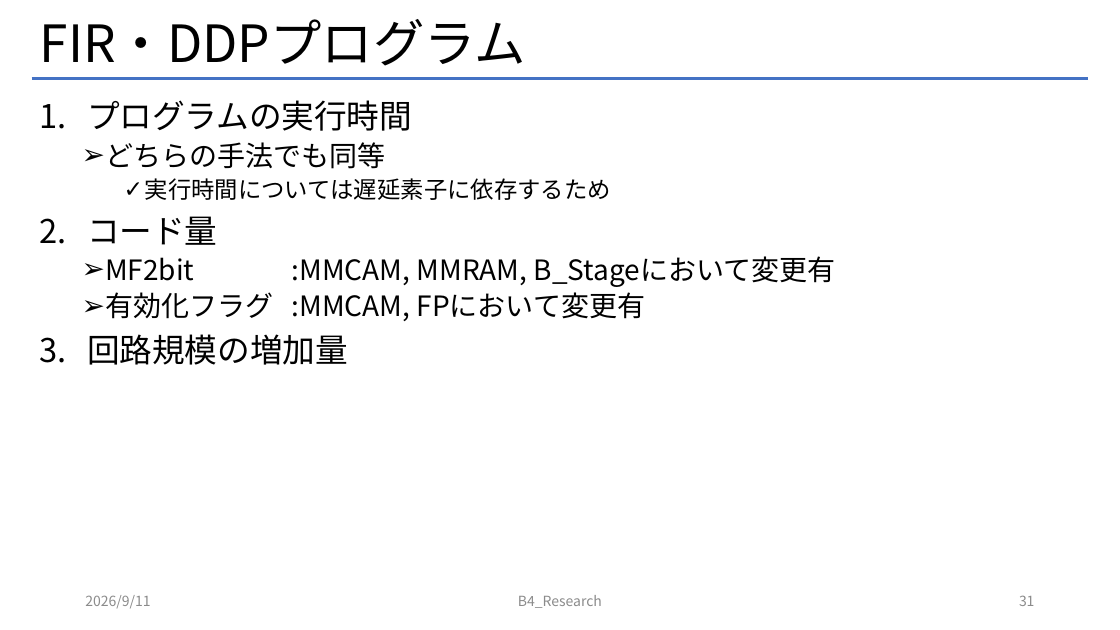
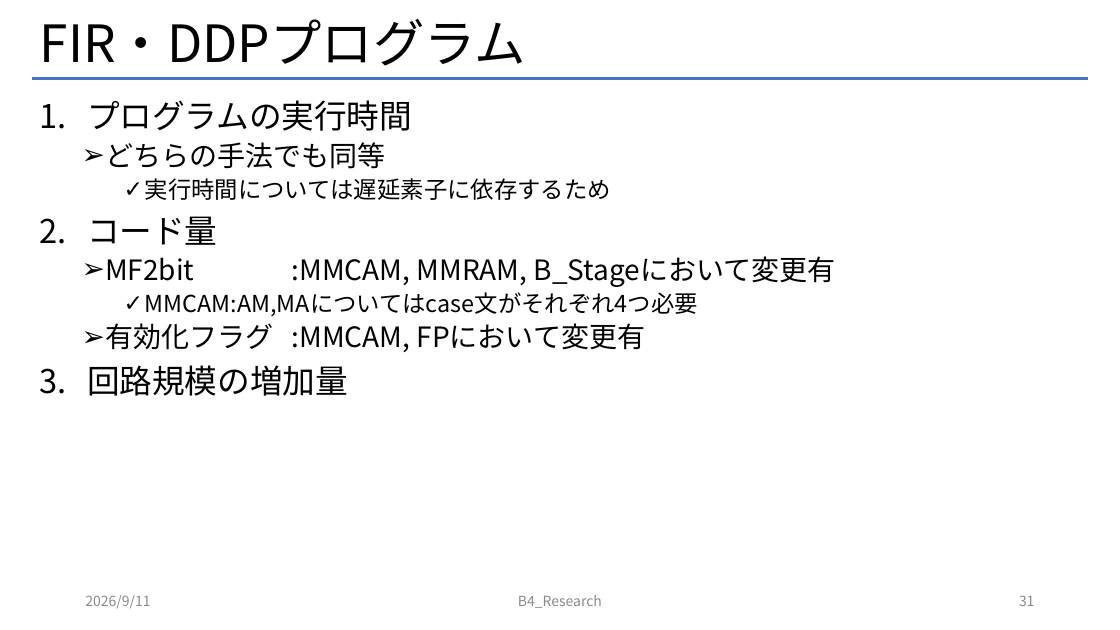
Before and after one commit to Mattya009/SuperScalar_DDP, a slide deck: slide 31 of DDP_SuperScalar.pptx. Drawn at 1120x630 pixels with LibreOffice and Linux fonts; fonts in the diff are those of the drawing. Boxes give left, top, right and bottom in pixels: in the first picture for what was removed or moved away, otherwise in the second. Text is boxed around its words. In the diff, an @@ line names an element or a change of style, - is before the commit and + after.

Commit message:
MMCAM,OR_AM_MAを変更 2bit_MFについて、MMCAMとOR_AM＿MAを変更した

```diff
--- a/DDP_SuperScalar.pptx
+++ b/DDP_SuperScalar.pptx
@@ text at <box>145,292,698,316</box>: paragraph added @@
+    ✓ MMCAM:AM,MAについてはcase文がそれぞれ4つ必要
```
Also in this commit, not shown: 1 slide added, 4 other files.
